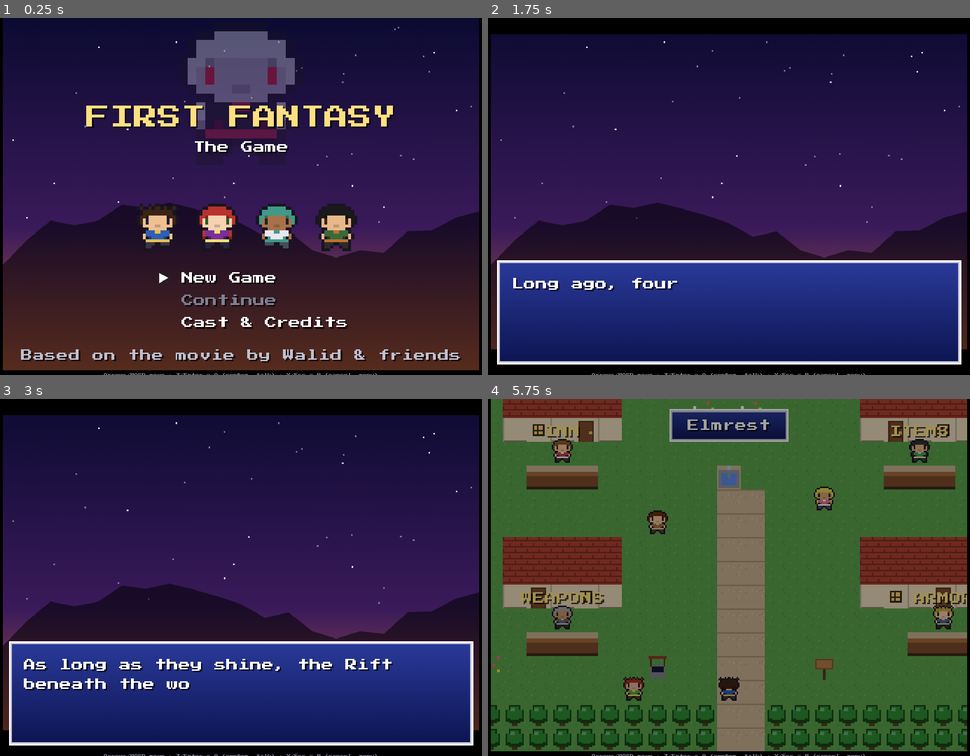
Above: before the commit, frames 1-4 (two rows, left to right).
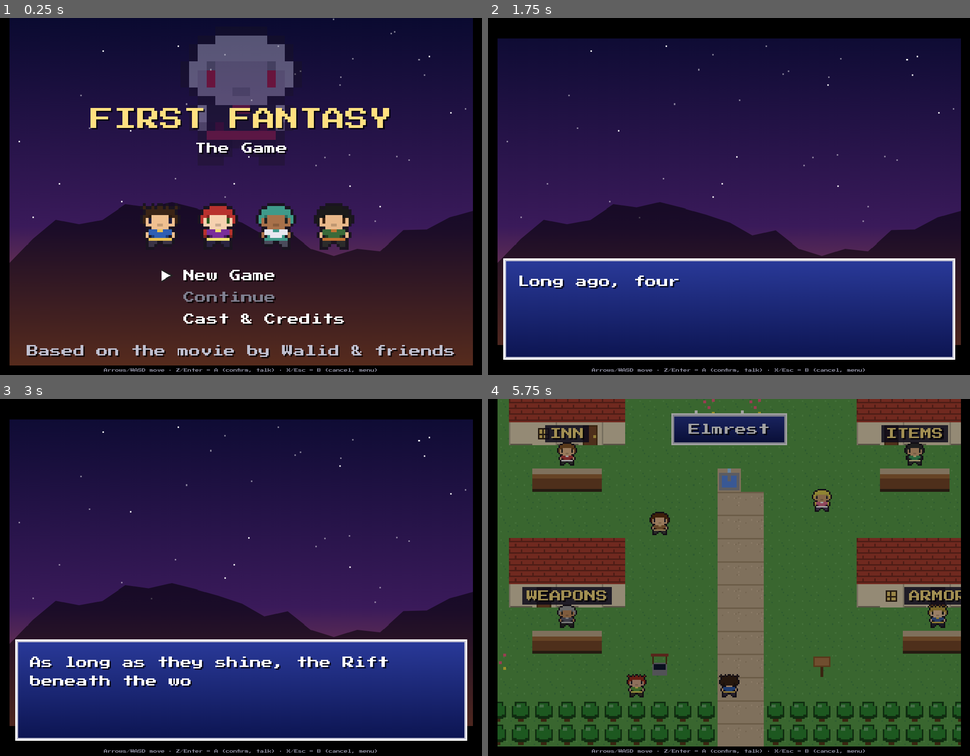
Above: after the commit, the same moments.

Repository: walidbj1982/FirstFantasyTheGame
Game: browser game, page index.html
Two runs of this game, one before a commit and one after it. Both use one fixed random seed, a clock stepped at 60 frames per second and the inputs below.
Inputs (mouse positions are in pixels of both pictures, inside the frame that each line leads up to; where the layout moved, square brackets give the same spot in the first picture):
- Up to frame 1 (0.25 s): no input
- Up to frame 2 (1.75 s): click "Continue" at 0.27 s; hold Right 1.03-1.53 s; click (729, 225) [729, 228] at 1.07 s; tap Space at 1.1, 1.6 s; hold Down from 1.58 s (still down); click (637, 157) [632, 157] at 1.67 s
- Up to frame 3 (3 s): release Down at 1.85 s; hold Left 1.9-2.47 s; tap Space at 2.1, 2.6 s; click (332, 520) [337, 520] at 2.27 s; hold Up 2.52-2.82 s; click (308, 641) [313, 645] at 2.87 s; hold Right from 2.87 s (still down)
- Up to frame 4 (5.75 s): tap Space every 0.5 s from 3.1 to 5.6 s; click (613, 659) [608, 663] at 3.47 s; release Right at 3.53 s; hold Up 3.58-3.82 s; hold Left 3.87-4.3 s; click (729, 502) at 4.07 s; hold Down 4.35-4.68 s; click (868, 588) [873, 591] at 4.67 s; hold Right 4.73-5.23 s; click (589, 573) [584, 573] at 5.27 s; hold Down 5.28-5.55 s; hold Left from 5.6 s (still down)

The runs differ from the first frame. In frame 1, 12% of the frame differs, in the area x 0-100%, y 0-100%; in frame 2, 9.2%; in frame 3, 11%; in frame 4, 23%.

Commit message:
Add single-file bundler, phone layout fixes and hot-reload resume
- tools/bundle.js packs the game and any referenced assets into one HTML file
- Canvas sizes to its container; round touch A/B buttons; labelled shop stalls
- Final boss takes the main villain's name and a readable palette
- Party resumes after a hot reload when embedded in a viewer

Co-Authored-By: Claude Opus 5.5 <noreply@anthropic.com>
Claude-Session: https://claude.ai/code/session_01H7Ym3phQjqUhYsAyWKWcen

Diff:
--- a/css/style.css
+++ b/css/style.css
@@ -1,9 +1,9 @@
 html, body { margin: 0; height: 100%; background: #000; overflow: hidden; touch-action: none; }
 body { display: flex; flex-direction: column; align-items: center; justify-content: center; font-family: "Press Start 2P", monospace; color: #889; }
-#wrap { flex: 1; display: flex; align-items: center; justify-content: center; width: 100%; }
+#wrap { flex: 1; min-height: 0; display: flex; align-items: center; justify-content: center; width: 100%; overflow: hidden; }
 canvas { image-rendering: pixelated; image-rendering: crisp-edges; display: block; }
 #help { font-size: 8px; padding: 6px; text-align: center; }
-#touch { display: none; width: 100%; max-width: 520px; height: 170px; position: relative; user-select: none; -webkit-user-select: none; }
+#touch { display: none; flex: none; width: 100%; max-width: 520px; height: 170px; position: relative; user-select: none; -webkit-user-select: none; }
 #touch button { position: absolute; background: rgba(60, 70, 140, 0.55); color: #dde; border: 2px solid #aab; border-radius: 10px;
   font: 14px "Press Start 2P", monospace; touch-action: none; -webkit-tap-highlight-color: transparent; }
 #touch button.on { background: rgba(140, 150, 230, 0.8); }
@@ -13,6 +13,6 @@
 .dpad .left { left: 0; top: 50px; width: 50px; height: 50px; }
 .dpad .right { left: 100px; top: 50px; width: 50px; height: 50px; }
 .ab { position: absolute; right: 16px; top: 30px; width: 160px; height: 110px; }
-.ab .a { right: 0; top: 0; width: 68px; height: 68px; border-radius: 50%; }
-.ab .b { left: 0; top: 40px; width: 68px; height: 68px; border-radius: 50%; }
+#touch .ab .a { right: 0; top: 0; width: 68px; height: 68px; border-radius: 50%; }
+#touch .ab .b { left: 0; top: 40px; width: 68px; height: 68px; border-radius: 50%; }
 @media (pointer: coarse) { #touch { display: block; } #help { display: none; } }
--- a/js/engine.js
+++ b/js/engine.js
@@ -328,9 +328,8 @@
   requestAnimationFrame(loop);
 }
 function fit() {
-  const touch = document.getElementById('touch');
-  const th = touch && getComputedStyle(touch).display !== 'none' ? touch.offsetHeight : 0;
-  const s = Math.min(innerWidth / SW, (innerHeight - th) / SH);
+  const wrap = document.getElementById('wrap');
+  const s = Math.max(0.5, Math.min(wrap.clientWidth / SW, wrap.clientHeight / SH));
   canvas.style.width = Math.floor(SW * s) + 'px'; canvas.style.height = Math.floor(SH * s) + 'px';
 }
 addEventListener('resize', fit);
--- a/js/field.js
+++ b/js/field.js
@@ -246,7 +246,9 @@
     sprites.sort((a, b) => a.y - b.y).forEach(s => s.draw());
     if (m.type === 'town') for (const n of this.npcs) if (n.shop) {
       const label = { inn: 'INN', items: 'ITEMS', weapons: 'WEAPONS', armor: 'ARMOR' }[n.role];
-      txt(label, n.x * 16 + 8 - cx, (n.y - 1) * 16 + 5 - cy, '#ffe080', 'center');
+      const lw = textW(label) + 6, lx = n.x * 16 + 8 - cx, ly = (n.y - 1) * 16 + 4 - cy;
+      ctx.fillStyle = 'rgba(20,16,40,0.85)'; ctx.fillRect(lx - lw / 2, ly - 2, lw, 12);
+      txt(label, lx, ly, '#ffe080', 'center');
     }
     if (m.type === 'world') this.drawMiniHud();
     if (this.banner && this.banner.t > 0 && this.banner.text) {
--- a/js/main.js
+++ b/js/main.js
@@ -22,6 +22,10 @@
   for (const c of Object.values(CAST)) Img.get(c.portrait);
   for (const p of Object.values(CONFIG.scenes || {})) Img.get(p);
   try { await document.fonts.load('8px "Press Start 2P"'); } catch (e) { /* offline: fallback font */ }
-  Scenes.push(new TitleScene());
+  // When embedded in a viewer that hot-reloads the page, carry the party over the reload.
+  const hot = window.claude && window.claude.hot;
+  if (hot && hot.snapshot) hot.snapshot(() => (S && Ev.field && S.pos ? { S } : {}));
+  const start = data => { if (data && data.S) startFromState(data.S); else Scenes.push(new TitleScene()); };
+  if (hot && hot.ready) hot.ready(start); else start(hot && hot.data);
   requestAnimationFrame(loop);
 })();
--- /dev/null
+++ b/tools/bundle.js
@@ -0,0 +1,33 @@
+// Packs the whole game into ONE html file you can send to friends or host anywhere.
+// Images and sounds referenced as 'assets/...' in the code are embedded as data URIs.
+//   usage: node tools/bundle.js [out.html]          (default: dist/first-fantasy.html)
+//          node tools/bundle.js out.html --fragment (no <html>/<head>/<body> wrapper)
+const fs = require('fs'), path = require('path');
+const root = path.join(__dirname, '..');
+const out = process.argv[2] && !process.argv[2].startsWith('--') ? process.argv[2] : path.join(root, 'dist/first-fantasy.html');
+const fragment = process.argv.includes('--fragment');
+const html = fs.readFileSync(path.join(root, 'index.html'), 'utf8');
+const MIME = { '.png': 'image/png', '.jpg': 'image/jpeg', '.jpeg': 'image/jpeg', '.webp': 'image/webp', '.gif': 'image/gif',
+  '.mp3': 'audio/mpeg', '.ogg': 'audio/ogg', '.wav': 'audio/wav', '.m4a': 'audio/mp4' };
+let embedded = 0;
+const embedAssets = src => src.replace(/(['"])(assets\/[^'"]+)\1/g, (m, q, p) => {
+  const f = path.join(root, p);
+  if (!fs.existsSync(f)) return m;
+  embedded++;
+  return q + `data:${MIME[path.extname(f).toLowerCase()] || 'application/octet-stream'};base64,` + fs.readFileSync(f).toString('base64') + q;
+});
+const css = fs.readFileSync(path.join(root, 'css/style.css'), 'utf8');
+const scripts = [...html.matchAll(/<script src="([^"]+)"><\/script>/g)].map(m => m[1]);
+const js = scripts.map(s => `// ---- ${s}\n` + embedAssets(fs.readFileSync(path.join(root, s), 'utf8'))).join('\n');
+const bodyStart = html.indexOf('<div id="wrap">'), bodyEnd = html.indexOf('<script');
+const body = html.slice(bodyStart, bodyEnd);
+const title = (html.match(/<title>([^<]*)<\/title>/) || [])[1] || 'First Fantasy';
+const font = '<link rel="preconnect" href="https://fonts.googleapis.com">\n<link href="https://fonts.googleapis.com/css2?family=Press+Start+2P&display=swap" rel="stylesheet">';
+const extraCss = fragment ? ':root { color-scheme: dark; }\nhtml, body { background: #000; }\nbody { padding-left: max(16px, env(safe-area-inset-left, 0px)); padding-right: max(16px, env(safe-area-inset-right, 0px)); box-sizing: border-box; }\n' : '';
+const head = `<title>${title}</title>\n${fragment ? '<meta name="claude:viewport-fit-sides" content="cover">\n' : ''}${font}\n<style>\n${css}\n${extraCss}</style>`;
+const page = fragment
+  ? `${head}\n${body}<script>\n${js}\n</script>\n`
+  : `<!doctype html>\n<html lang="en">\n<head>\n<meta charset="utf-8">\n<meta name="viewport" content="width=device-width, initial-scale=1, maximum-scale=1, user-scalable=no">\n${head}\n</head>\n<body>\n${body}<script>\n${js}\n</script>\n</body>\n</html>\n`;
+fs.mkdirSync(path.dirname(out), { recursive: true });
+fs.writeFileSync(out, page);
+console.log(`Wrote ${out} (${(page.length / 1024).toFixed(0)} KB, ${scripts.length} scripts, ${embedded} embedded assets)`);
